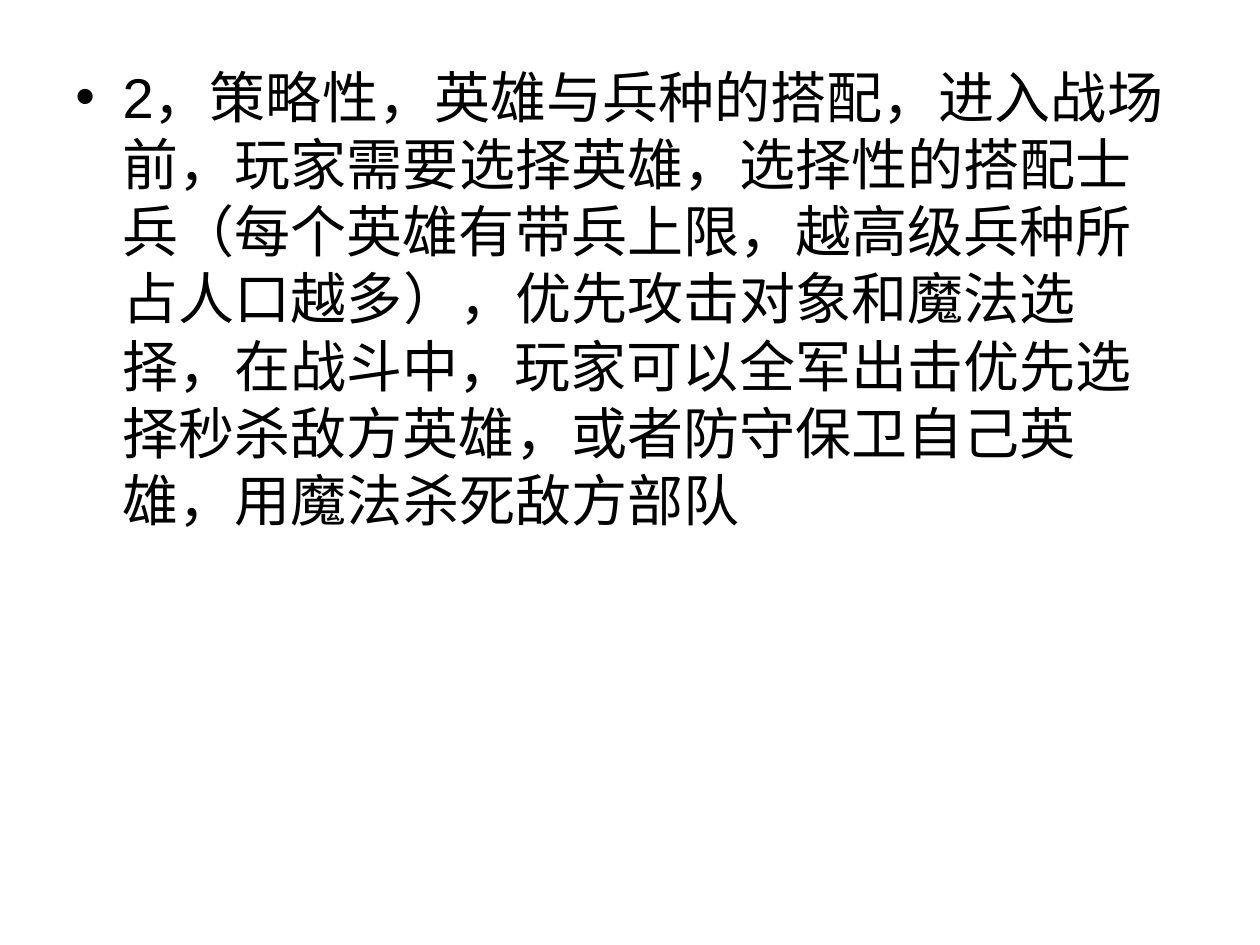
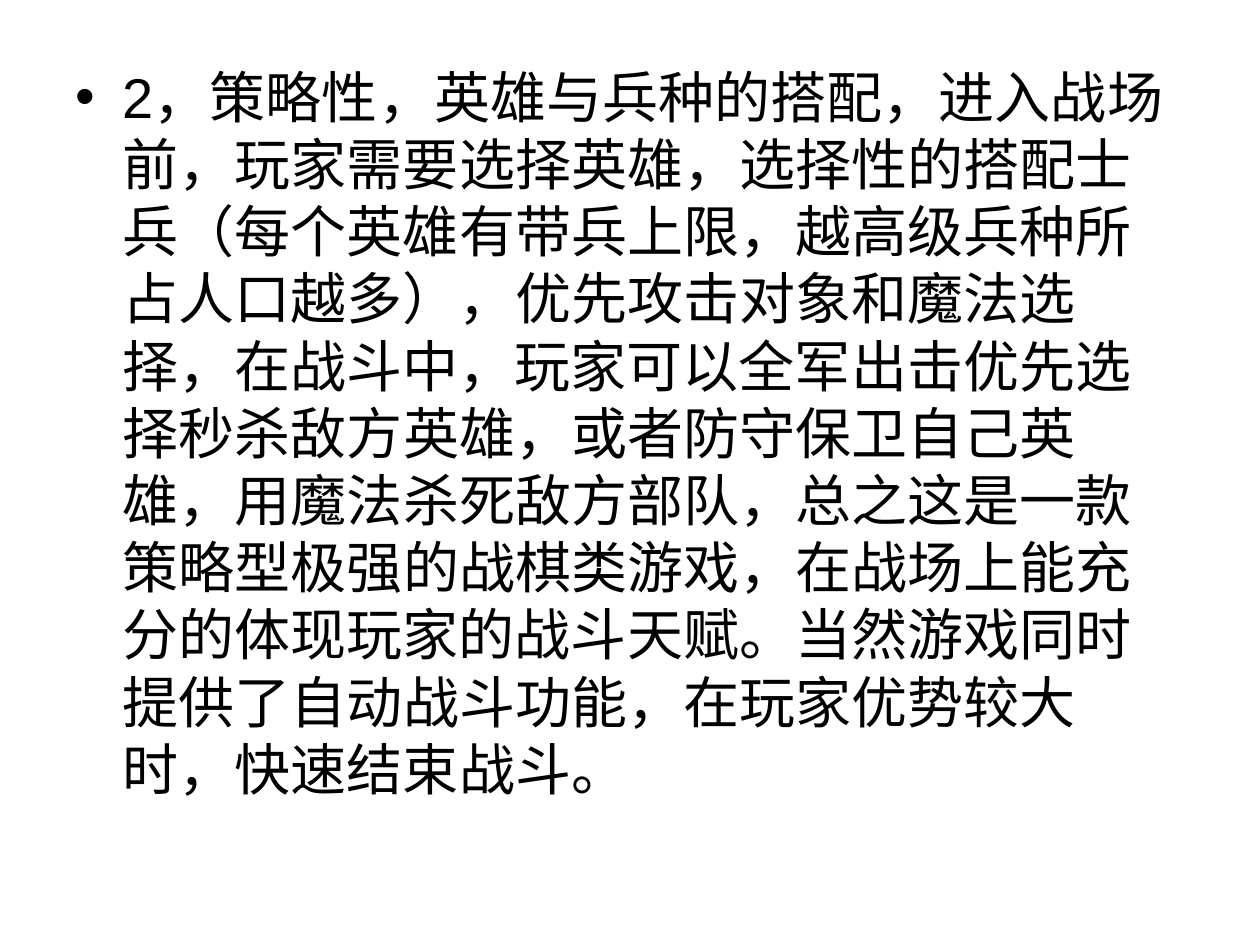
Before and after one commit to caihan1984/demov1, a slide deck: slide 10 of Assets/document/y3商业计划书.ppt. Drawn at 1260x945 pixels with LibreOffice and Linux fonts; fonts in the diff are those of the drawing. Boxes give left, top, right and bottom in pixels: in the first picture for what was removed or moved away, otherwise in the second. Text is boxed around its words. In the diff, an @@ line names an element or a change of style, - is before the commit and + after.

```diff
--- a/Assets/document/y3商业计划书.ppt
+++ b/Assets/document/y3商业计划书.ppt
@@ text at [123,74,1163,796]: text changed @@
-• 2，策略性，英雄与兵种的搭配，进入战场前，玩家需要选择英雄，选择性的搭配士兵（每个英雄有带兵上限，越高级兵种所占人口越多），优先攻击对象和魔法选择，在战斗中，玩家可以全军出击优先选择秒杀敌方英雄，或者防守保卫自己英雄，用魔法杀死敌方部队
+• 2，策略性，英雄与兵种的搭配，进入战场前，玩家需要选择英雄，选择性的搭配士兵（每个英雄有带兵上限，越高级兵种所占人口越多），优先攻击对象和魔法选择，在战斗中，玩家可以全军出击优先选择秒杀敌方英雄，或者防守保卫自己英雄，用魔法杀死敌方部队，总之这是一款策略型极强的战棋类游戏，在战场上能充分的体现玩家的战斗天赋。当然游戏同时提供了自动战斗功能，在玩家优势较大时，快速结束战斗。
```
Also in this commit, not shown: 8 other slides changed, 3 slides added.
